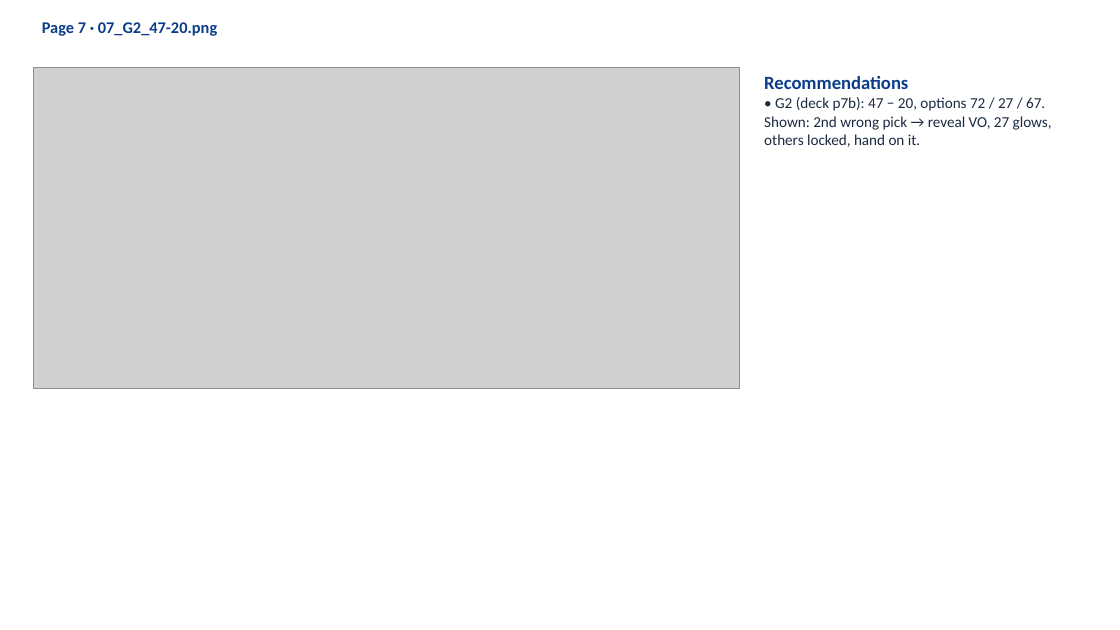
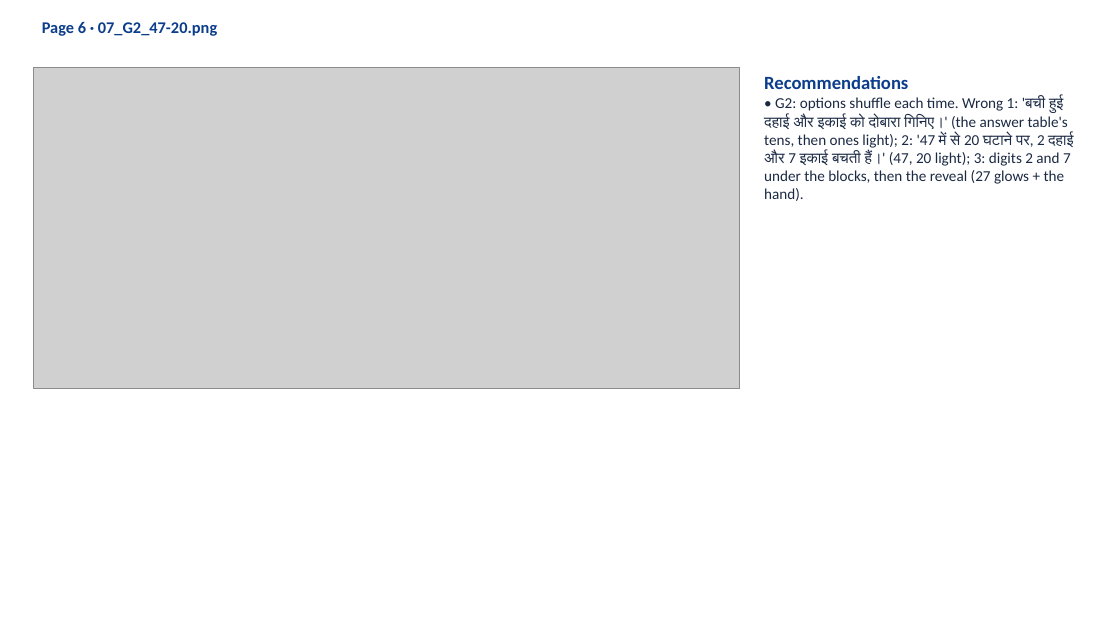
Before and after one commit to CodeWithPiyush0/MTG2A01_L04_S01-File6-, a slide deck: slide 7 of MTG2A01_L04_S01_build_v2_review.pptx (slide 8 before the commit). Drawn at 1120x630 pixels with LibreOffice and Linux fonts; fonts in the diff are those of the drawing; grey boxes stand for pictures. Boxes give left, top, right and bottom in pixels: in the first picture for what was removed or moved away, otherwise in the second. Text is boxed around its words. In the diff, an @@ line names an element or a change of style, - is before the commit and + after.

```diff
--- a/MTG2A01_L04_S01_build_v2_review.pptx
+++ b/MTG2A01_L04_S01_build_v2_review.pptx
@@ text at bbox=[42, 22, 217, 36]: text changed @@
-Page 7 · 07_G2_47-20.png
+Page 6 · 07_G2_47-20.png
@@ text at bbox=[764, 95, 1073, 201]: text changed @@
-• G2 (deck p7b): 47 − 20, options 72 / 27 / 67. Shown: 2nd wrong pick → reveal VO, 27 glows, others locked, hand on it.
+• G2: options shuffle each time. Wrong 1: 'बची हुई दहाई और इकाई को दोबारा गिनिए।' (the answer table's tens, then ones light); 2: '47 में से 20 घटाने पर, 2 दहाई और 7 इकाई बचती हैं।' (47, 20 light); 3: digits 2 and 7 under the blocks, then the reveal (27 glows + the hand).
```
Also in this commit, not shown: 8 other slides changed, 1 slide added, 2 slides removed, 21 other files.
